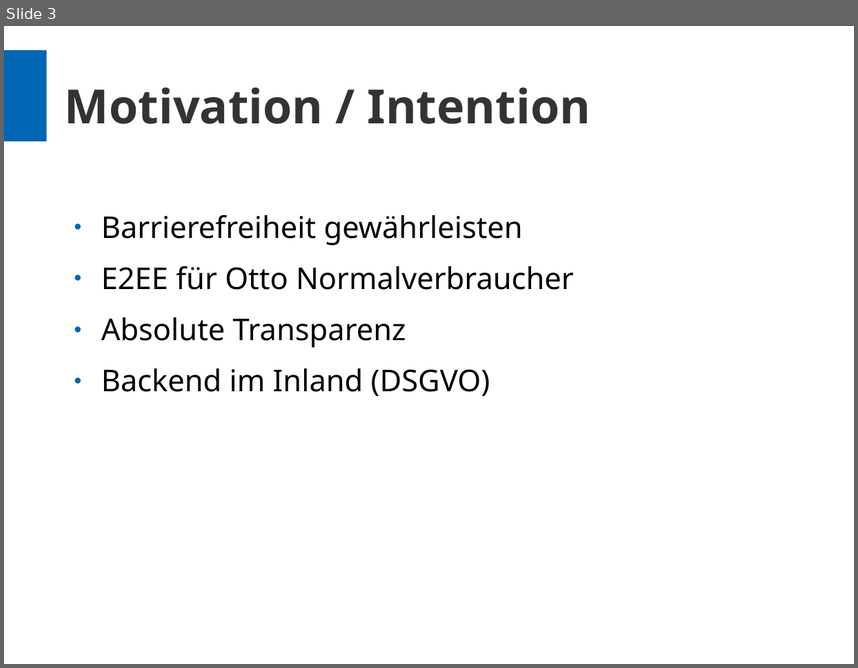
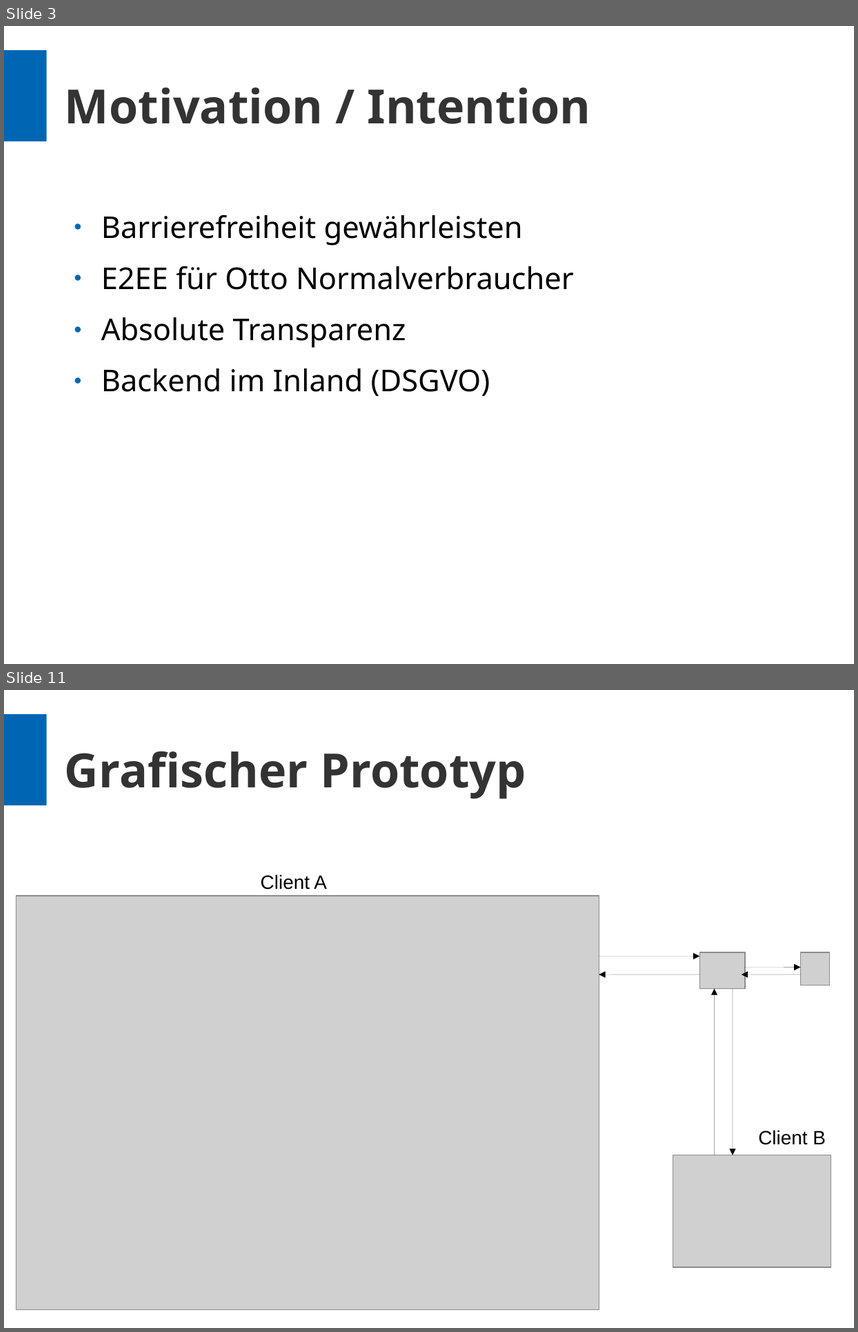
Before and after one commit to bu7z/SicherInAlbstadt, a slide deck: praesi/web2_praesi.odp. Shown one above the other, each under a label of ours: slide 3 before the commit, slides 3 and 11 after it; the slides between them are not shown. The pictures are 858x668 and 858x1332 pixels, drawn with LibreOffice and Linux fonts; fonts in the diff are those of the drawing; grey boxes stand for pictures; background and template pictures are left out. Boxes give left, top, right and bottom in pixels: in the first picture for what was removed or moved away, otherwise in the second. Text is boxed around its words. In the diff, an @@ line names an element or a change of style, - is before the commit and + after.

```diff
--- a/praesi/web2_praesi.odp
+++ b/praesi/web2_praesi.odp
@@ slide 11 added at (4, 690, 854, 1328), background #FFFFFF; not listed: 1 template element that a slide beside it also shows @@
@@ title added at (65, 751, 526, 799), 44 pt, text #333333, bold @@
+Grafischer Prototyp
@@ text added at (261, 874, 327, 889), 18 pt, text #000000 @@
+Client A
@@ picture added at (16, 896, 599, 1310) @@
@@ arrow added from (599, 956) to (700, 956), #000000 0 pt @@
@@ picture added at (700, 952, 745, 989) @@
@@ picture added at (801, 952, 830, 985) @@
@@ arrow added from (700, 975) to (599, 975), #000000 0 pt @@
@@ arrow added from (801, 975) to (742, 975), #000000 0 pt @@
@@ arrow added from (744, 967) to (801, 967), #000000 0 pt @@
@@ arrow added from (715, 1155) to (715, 989), #000000 0 pt @@
@@ arrow added from (733, 989) to (733, 1155), #000000 0 pt @@
@@ text added at (758, 1130, 826, 1145), 18 pt, text #000000 @@
+Client B
@@ picture added at (673, 1155, 832, 1267) @@
```
Also in this commit, not shown: 6 slides changed, 3 other slides added, 1 slide removed, 4 other files.
